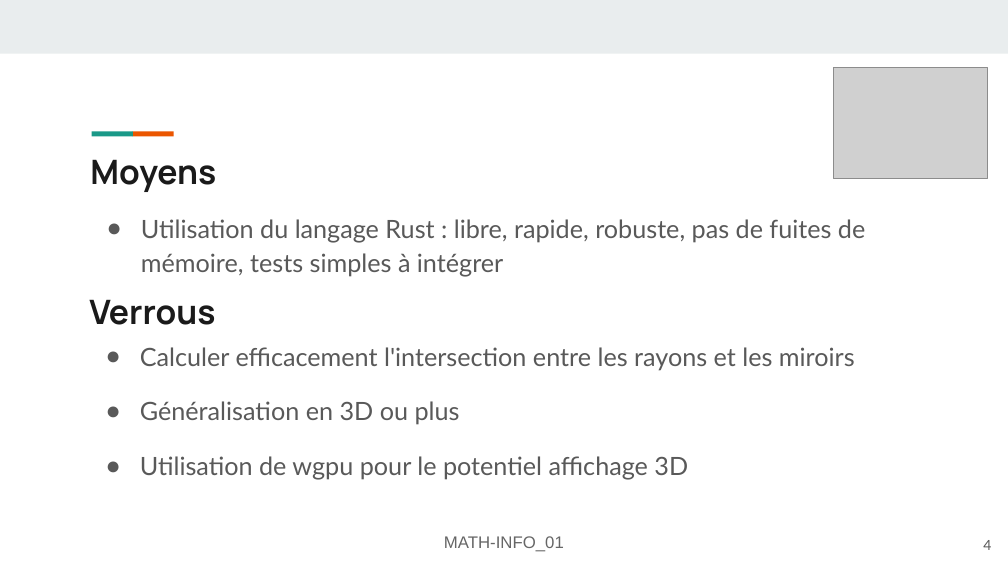
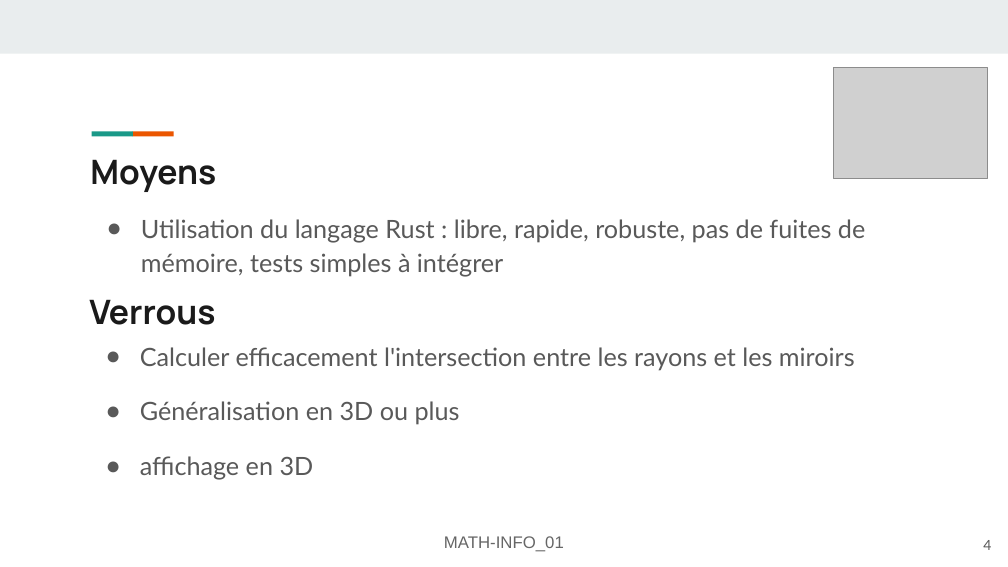
Before and after one commit to FlashOnFire/MirrorVerse, a slide deck: slide 4 of project_managment/presentation1.odp. Drawn at 1008x567 pixels with LibreOffice and Linux fonts; fonts in the diff are those of the drawing; grey boxes stand for pictures. Boxes give left, top, right and bottom in pixels: in the first picture for what was removed or moved away, otherwise in the second. Text is boxed around its words. In the diff, an @@ line names an element or a change of style, - is before the commit and + after.

Commit message:
personne n'a parlé de wgpu

```diff
--- a/project_managment/presentation1.odp
+++ b/project_managment/presentation1.odp
@@ text at (140, 456, 314, 480): text changed @@
-● Utilisation de wgpu pour le potentiel affichage 3D
+● affichage en 3D
```
Also in this commit, not shown: 4 other files.
